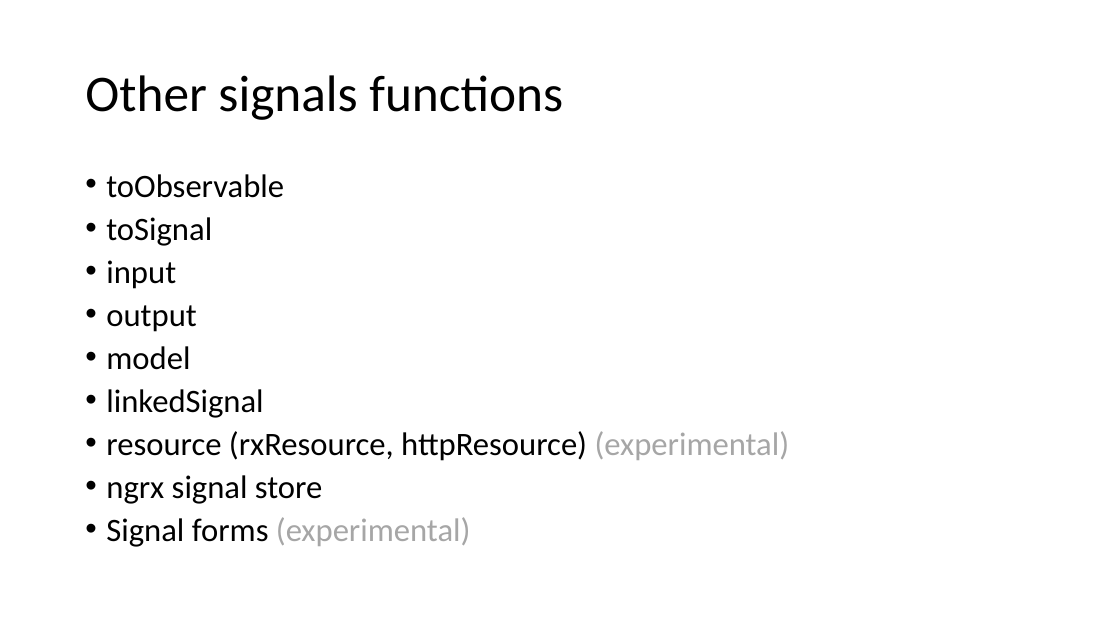
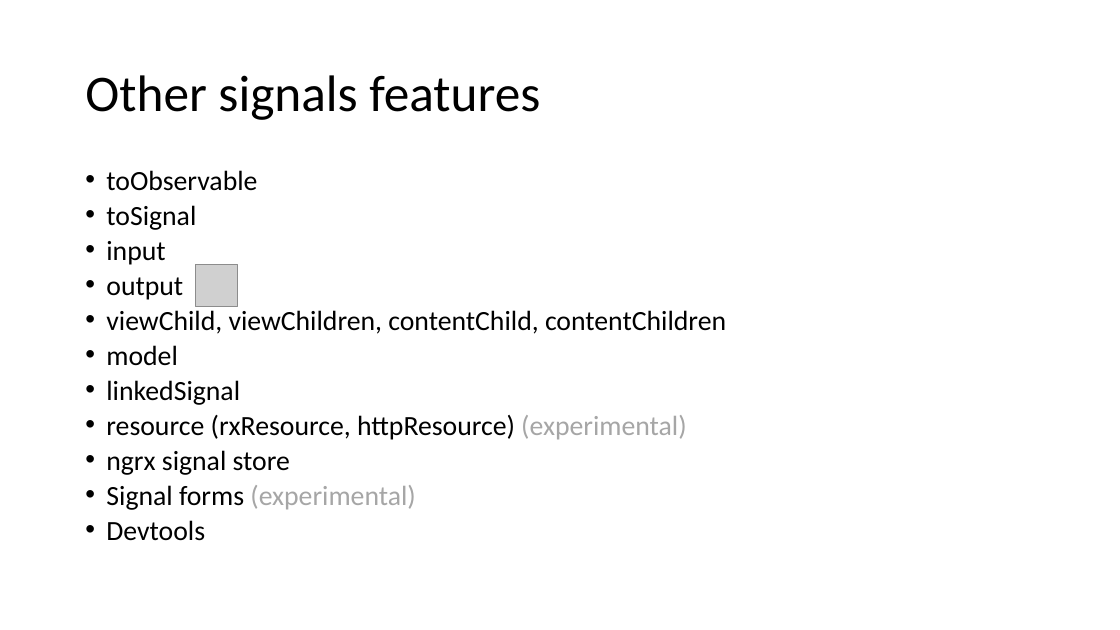
Before and after one commit to Trolejbus/AngularSignalsKnowledgeShare, a slide deck: slide 29 of Signals in Angular.pptx. Drawn at 1120x630 pixels with LibreOffice and Linux fonts; fonts in the diff are those of the drawing; grey boxes stand for pictures. Boxes give left, top, right and bottom in pixels: in the first picture for what was removed or moved away, otherwise in the second. Text is boxed around its words. In the diff, an @@ line names an element or a change of style, - is before the commit and + after.

```diff
--- a/Signals in Angular.pptx
+++ b/Signals in Angular.pptx
@@ title at (x1=85, y1=75, x2=540, y2=120): text changed @@
-Other signals functions
+Other signals features
@@ text at (x1=106, y1=170, x2=686, y2=510): size 28 to 23.8 pt in "toObservable", "toSignal", "input", "output" and 5 more places; line spacing 0.8 to 0.7 @@
@@ picture added at (x1=196, y1=265, x2=238, y2=307) @@
@@ text at (x1=106, y1=310, x2=726, y2=334): paragraph added @@
+• viewChild, viewChildren, contentChild, contentChildren
@@ text at (x1=106, y1=520, x2=205, y2=541): paragraph added @@
+• Devtools
```
Also in this commit, not shown: 1 other slide changed, 5 other files.
